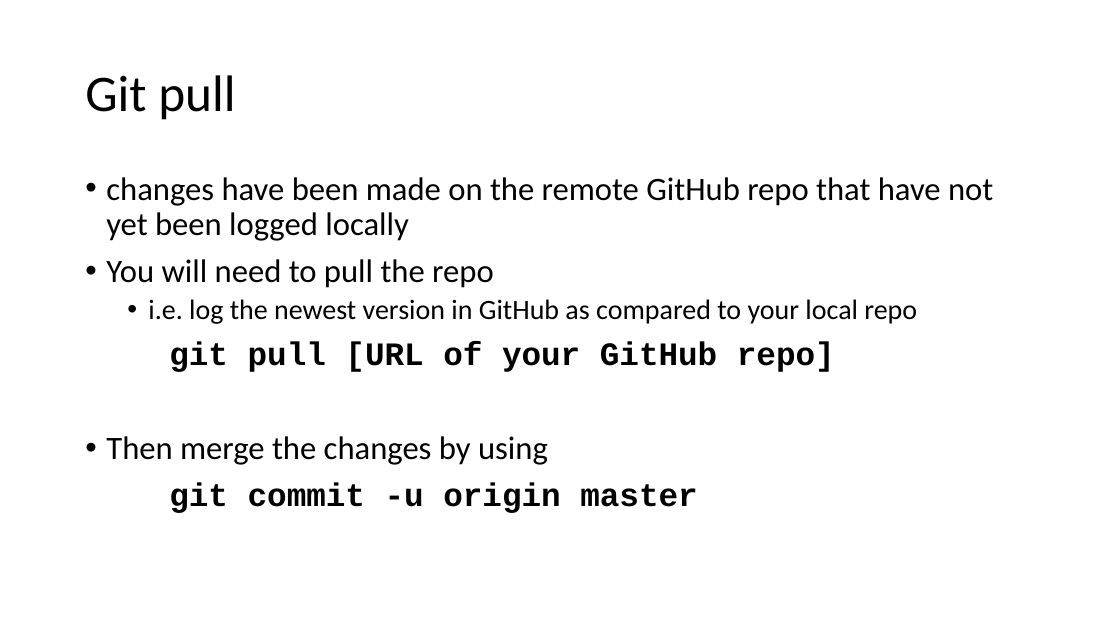
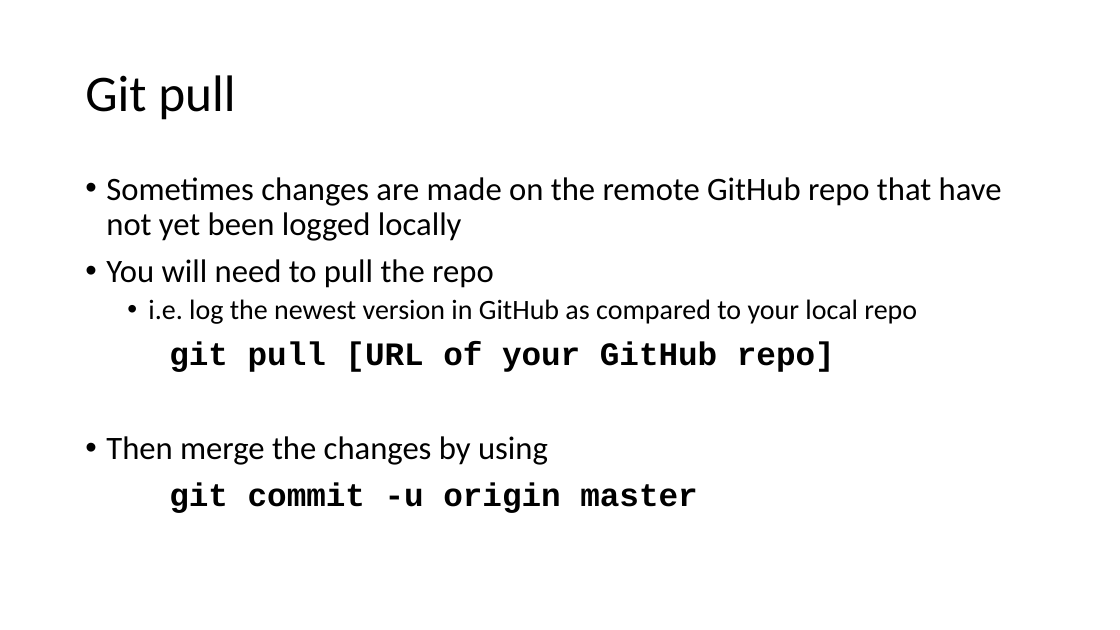
Before and after one commit to jojokarlin/Git_DRI_Jan_2017, a slide deck: slide 27 of GitPres.pptx. Drawn at 1120x630 pixels with LibreOffice and Linux fonts; fonts in the diff are those of the drawing. Boxes give left, top, right and bottom in pixels: in the first picture for what was removed or moved away, otherwise in the second. Text is boxed around its words. In the diff, an @@ line names an element or a change of style, - is before the commit and + after.

```diff
--- a/GitPres.pptx
+++ b/GitPres.pptx
@@ text at [106, 177, 1002, 241]: text changed @@
-• changes have been made on the remote GitHub repo that have not yet been logged locally
+• Sometimes changes are made on the remote GitHub repo that have not yet been logged locally
```
Also in this commit, not shown: 14 other slides changed, 1 slide added, 1 slide removed.
